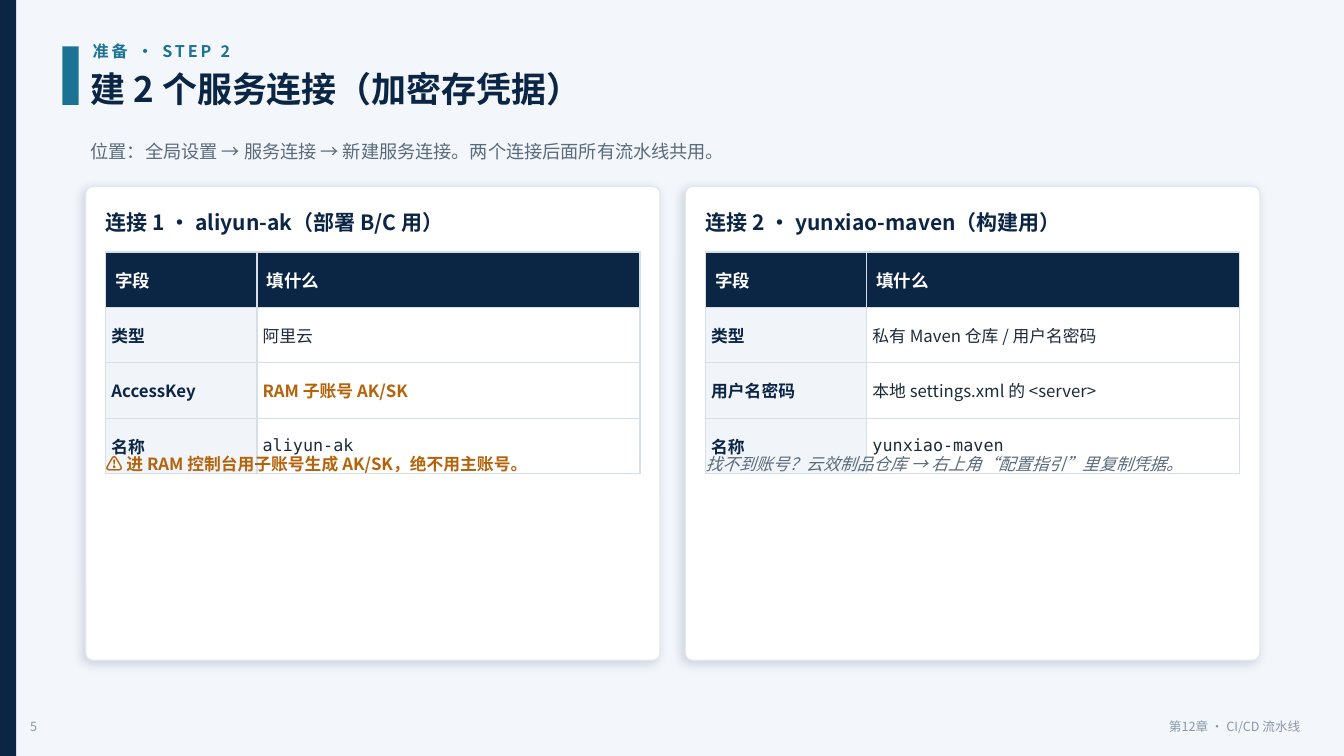
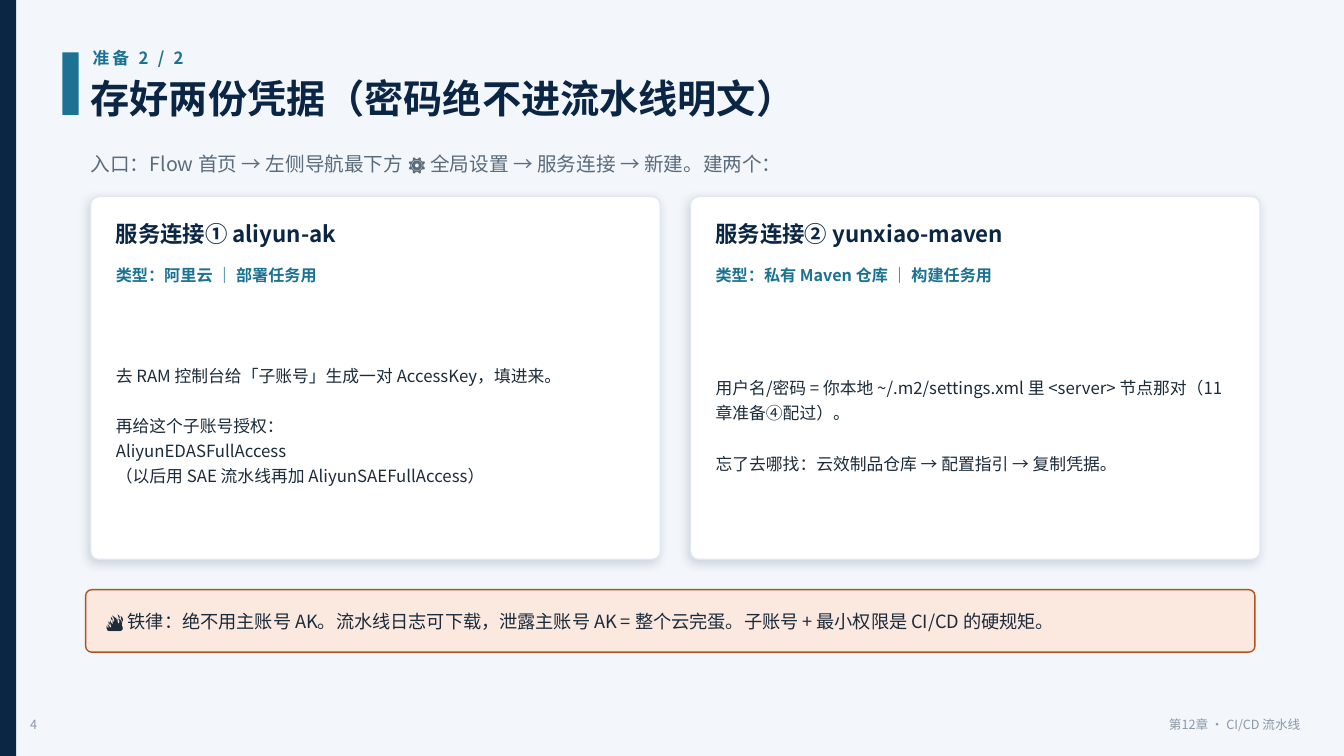
Before and after one commit to coffeeliuwei/cloudnativeapp, a slide deck: slide 5 of deck/第12章-CICD流水线-课件.pptx (slide 6 before the commit). Drawn at 1344x756 pixels with LibreOffice and Linux fonts; fonts in the diff are those of the drawing. Boxes give left, top, right and bottom in pixels: in the first picture for what was removed or moved away, otherwise in the second. Text is boxed around its words. In the diff, an @@ line names an element or a change of style, - is before the commit and + after.

```diff
--- a/deck/第12章-CICD流水线-课件.pptx
+++ b/deck/第12章-CICD流水线-课件.pptx
@@ rectangle resized from (x1=63, y1=46, x2=79, y2=105) to (x1=63, y1=52, x2=79, y2=115) @@
@@ text at (x1=93, y1=49, x2=184, y2=66): text changed; size 11.5 to 12 pt @@
-准备 · STEP 2
+准备 2 / 2
@@ text at (x1=91, y1=79, x2=796, y2=117): text changed; size 25 to 28 pt @@
-建 2 个服务连接（加密存凭据）
+存好两份凭据（密码绝不进流水线明文）
@@ text at (x1=91, y1=154, x2=781, y2=173): text changed; size 13 to 14 pt @@
-位置：全局设置 → 服务连接 → 新建服务连接。两个连接后面所有流水线共用。
+入口：Flow 首页 → 左侧导航最下方 ⚙ 全局设置 → 服务连接 → 新建。建两个：
@@ rounded rectangle resized from (x1=86, y1=187, x2=660, y2=660) to (x1=91, y1=197, x2=660, y2=560) @@
@@ rounded rectangle at (x1=91, y1=197, x2=660, y2=560): proportions changed @@
@@ rounded rectangle at (x1=691, y1=197, x2=1260, y2=560): proportions changed @@
@@ rounded rectangle resized from (x1=686, y1=187, x2=1260, y2=660) to (x1=691, y1=197, x2=1260, y2=560) @@
@@ text at (x1=116, y1=223, x2=336, y2=247): text changed; size 15 to 16 pt @@
-连接 1 · aliyun-ak（部署 B/C 用）
+服务连接① aliyun-ak
@@ text at (x1=716, y1=223, x2=1003, y2=247): text changed; size 15 to 16 pt @@
-连接 2 · yunxiao-maven（构建用）
+服务连接② yunxiao-maven
@@ table removed at (x1=106, y1=252, x2=640, y2=462), 4 rows, 2 columns @@
-字段 | 填什么
-类型 | 阿里云
-AccessKey | RAM 子账号 AK/SK
-名称 | aliyun-ak
@@ text added at (x1=116, y1=267, x2=317, y2=283), 11.5 pt, text #1C7293, bold @@
+类型：阿里云 ｜ 部署任务用
@@ table removed at (x1=706, y1=252, x2=1240, y2=462), 4 rows, 2 columns @@
-字段 | 填什么
-类型 | 私有 Maven 仓库 / 用户名密码
-用户名密码 | 本地 settings.xml 的 <server>
-名称 | yunxiao-maven
@@ text added at (x1=716, y1=267, x2=992, y2=283), 11.5 pt, text #1C7293, bold @@
+类型：私有 Maven 仓库 ｜ 构建任务用
@@ text "去 RAM 控制台给「子账号」生成一对 AccessKey，填进来。" at (x1=116, y1=367, x2=561, y2=486): vertical alignment top to middle @@
@@ text "用户名/密码 = 你本地 ~/.m2/settings.xml 里 ..." at (x1=716, y1=380, x2=1223, y2=472): vertical alignment top to middle @@
@@ text at (x1=116, y1=367, x2=561, y2=486): text changed; text colour #B5630A to #1C2B3A; bold off @@
-⚠ 进 RAM 控制台用子账号生成 AK/SK，绝不用主账号。
+去 RAM 控制台给「子账号」生成一对 AccessKey，填进来。
+再给这个子账号授权：
+AliyunEDASFullAccess
+（以后用 SAE 流水线再加 AliyunSAEFullAccess）
@@ text at (x1=716, y1=380, x2=1223, y2=472): text changed; text colour #5A6B7B to #1C2B3A; italic off @@
-找不到账号？云效制品仓库 → 右上角“配置指引”里复制凭据。
+用户名/密码 = 你本地 ~/.m2/settings.xml 里 <server> 节点那对（11 章准备④配过）。
+忘了去哪找：云效制品仓库 → 配置指引 → 复制凭据。
@@ rounded rectangle added at (x1=86, y1=590, x2=1255, y2=652), fill #FBE9E0, outline #B0541F 1 pt @@
@@ text added at (x1=128, y1=612, x2=1054, y2=632), 13 pt, text #1C2B3A @@
+🔥 铁律：绝不用主账号 AK。流水线日志可下载，泄露主账号 AK = 整个云完蛋。子账号 + 最小权限是 CI/CD 的硬规矩。
@@ text at (x1=30, y1=720, x2=37, y2=729): text changed @@
-5
+4
```
Also in this commit, not shown: 3 other slides changed, 10 slides added, 21 slides removed, 9 other files.
